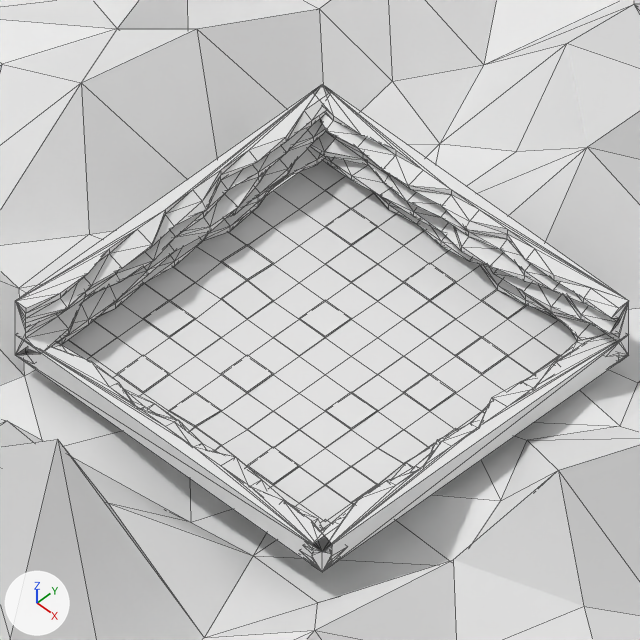
The Blender file Assets/Assets/Escenario Final.blend: old version first, new version second.
One viewpoint serves both versions: the file's camera 'Camera'. Arrows for +X, +Y and +Z are at lower left; the lights stay in place. Mesh edges are drawn as thin lines.

In view in the first picture: 'Muro 1 Bake', 'Muro 3 Bake', 'Muro 4 bake', 'Muro2 Bake', 'Plano bake', 'Terreno bake'.
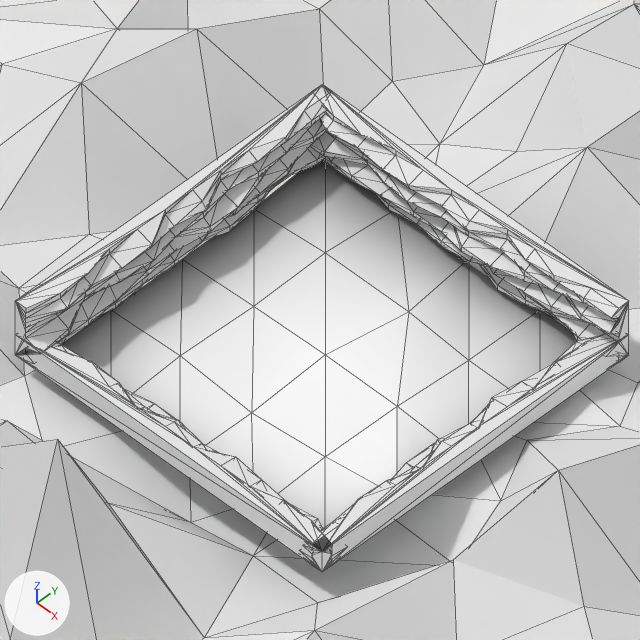
What differs and where, as boxes (x1, y1, x2, y2) in the pictures (640 x 640 px):
'Plano bake', deleted: before (61, 160, 577, 528)
'Plano terreno bake.001', added: after (62, 160, 577, 528)

Diff of the bpy script that builds the scene:
```diff
--- a/Assets/Assets/Escenario Final.blend.py
+++ b/Assets/Assets/Escenario Final.blend.py
@@ img_job_1_plano_terreno_bake_001_ao @@
+img_job_1_plano_terreno_bake_001_ao = load_image('Job 1_Plano terreno bake.001_AO', '_unpacked/Job_1_Plano_terreno_bake.001_AO.png', 512, 512, 'sRGB')
@@ mat_material_003 @@
+mat_material_003 = diffuse_material('Material.003')
+mat_material_003.texture = img_job_1_plano_terreno_bake_001_ao
@@ me_plane_002 @@
+me_plane_002.from_pydata(...)  # 25 vertices, 32 faces; spans x -10.5..10.5, y -10.7..10.5, z 0.0..1.2
+me_plane_002.materials.append(mat_material_003)  # picture img_job_1_plano_terreno_bake_001_ao
@@ ob_plano_bake @@
-ob_plano_bake = bpy.data.objects.new('Plano bake', me_plane_001)
-ob_plano_bake.location = (10.01, -0.15, -3.43)
@@ ob_plano_terreno_bake_001 @@
+ob_plano_terreno_bake_001 = bpy.data.objects.new('Plano terreno bake.001', me_plane_002)
+ob_plano_terreno_bake_001.location = (10.01, -0.15, -3.43)
```
